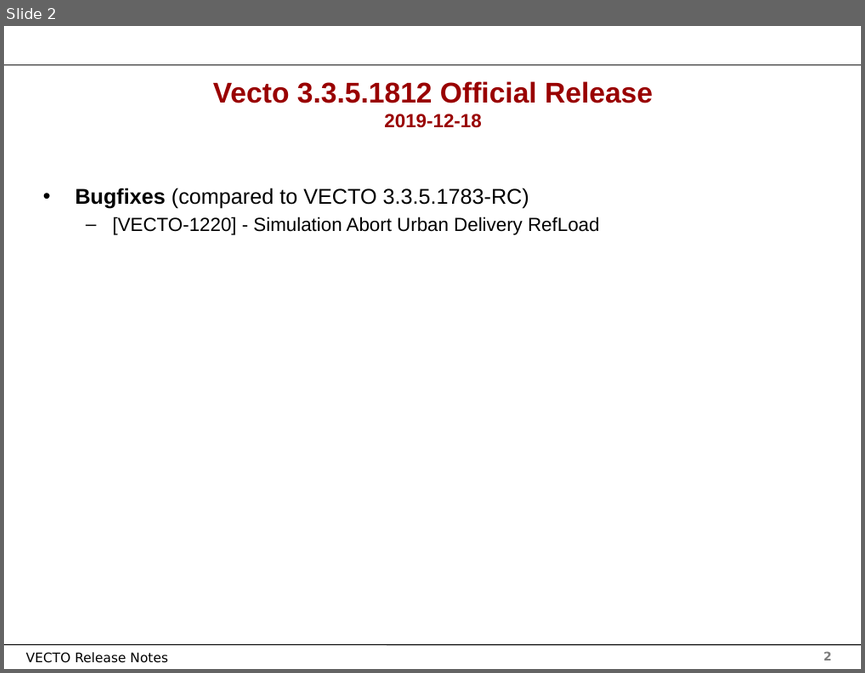
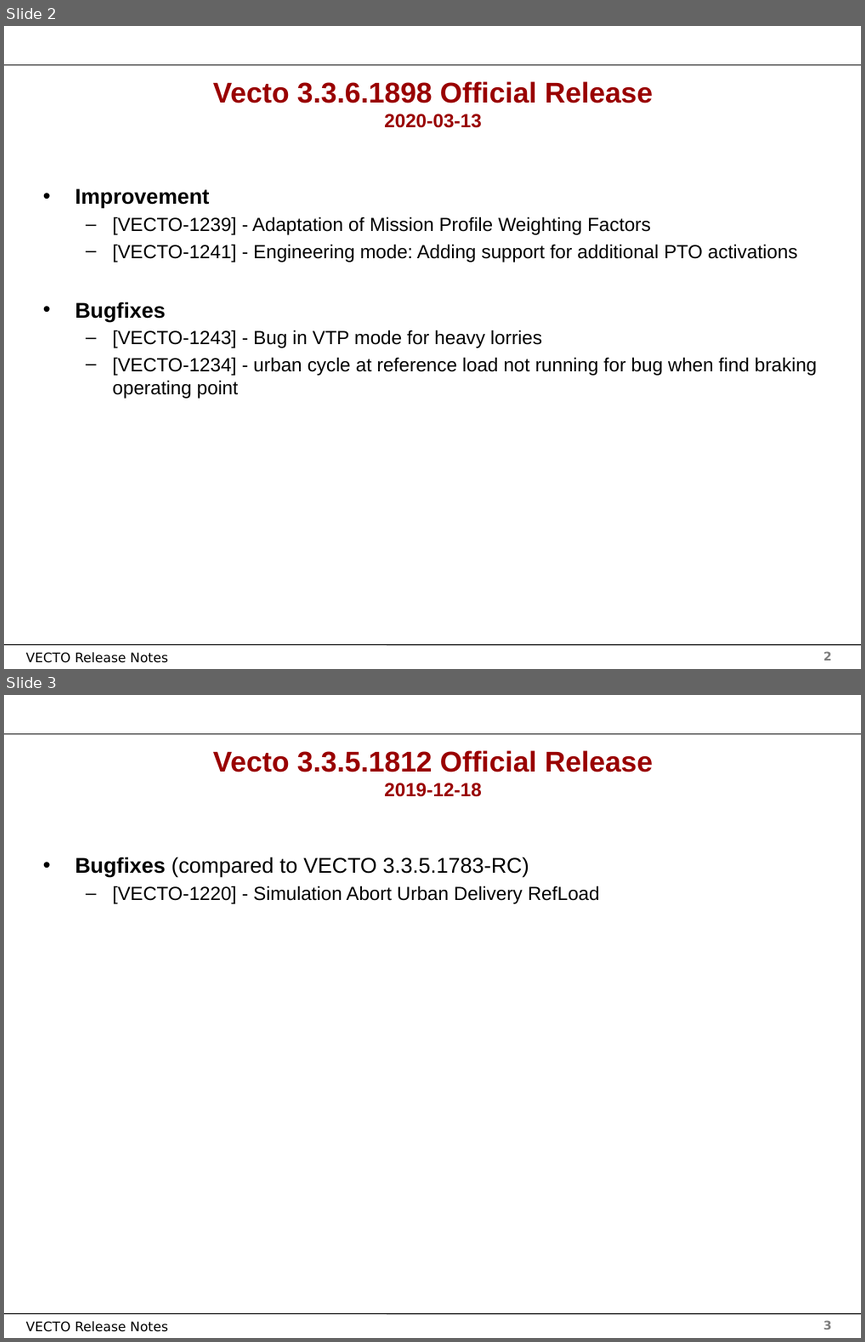
Before and after one commit to tanawadeatharva/BharatVECTO, a slide deck: Documentation/User Manual Source/Release Notes Vecto3.x.pptx. Shown one above the other, each under a label of ours: slide 2 before the commit, slides 2 and 3 after it. The pictures are 865x673 and 865x1342 pixels, drawn with LibreOffice and Linux fonts; fonts in the diff are those of the drawing; background and template pictures are left out. Boxes give left, top, right and bottom in pixels: in the first picture for what was removed or moved away, otherwise in the second. Text is boxed around its words. In the diff, an @@ line names an element or a change of style, - is before the commit and + after.

```diff
--- a/Documentation/User Manual Source/Release Notes Vecto3.x.pptx
+++ b/Documentation/User Manual Source/Release Notes Vecto3.x.pptx
@@ slide 2 added at box(4, 26, 861, 669), background #FFFFFF; not listed: 4 template elements that a slide beside it also shows @@
@@ title added at box(213, 81, 653, 128), 24 pt, text #990000, bold @@
+Vecto 3.3.6.1898 Official Release
+2020-03-13
@@ text added at box(75, 188, 817, 398), 16 pt, text #000000 @@
+• Improvement
+  – [VECTO-1239] - Adaptation of Mission Profile Weighting Factors
+  – [VECTO-1241] - Engineering mode: Adding support for additional PTO activations
+• Bugfixes
+  – [VECTO-1243] - Bug in VTP mode for heavy lorries
+  – [VECTO-1234] - urban cycle at reference load not running for bug when find braking operating point
@@ what was slide 2 is now slide 3 @@
@@ page number at box(823, 1320, 832, 1329): text changed @@
-2
+3
```
Also in this commit, not shown: 1 slide changed, 4 other files.
